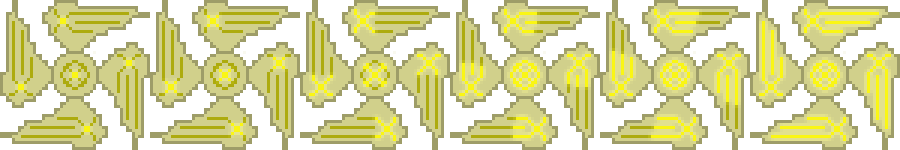
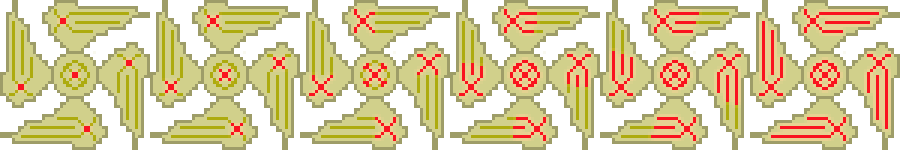
Layered file, before and after one edit (900x150). Changes by layer:
painted on "Frame 1 Center" over (x1=219, y1=69, x2=231, y2=81)
painted on "Frame 1 Left" over (x1=165, y1=81, x2=177, y2=93)
painted on "Frame 1 Bot" over (x1=231, y1=123, x2=243, y2=135)
painted on "Frame 1 Top" over (x1=207, y1=15, x2=219, y2=27)
painted on "Frame 2 Center" over (x1=363, y1=63, x2=387, y2=87)
painted on "Frame 2 Left" over (x1=309, y1=75, x2=333, y2=96)
painted on "Frame 2 Bot" over (x1=375, y1=117, x2=396, y2=141)
painted on "Frame 2 Top" over (x1=354, y1=9, x2=375, y2=33)
painted on "Frame 2 Right" over (x1=417, y1=54, x2=441, y2=75)
painted on "Frame 3 Center" over (x1=510, y1=60, x2=540, y2=90)
painted on "Frame 3 Left" over (x1=459, y1=63, x2=483, y2=96)
painted on "Frame 3 Bot" over (x1=513, y1=117, x2=546, y2=141)
painted on "Frame 3 Top" over (x1=504, y1=9, x2=537, y2=33)
painted on "Frame 3 Right" over (x1=567, y1=54, x2=591, y2=87)
painted on "Frame 4 Center" over (x1=660, y1=60, x2=690, y2=90)
painted on "Frame 4 Left" over (x1=609, y1=51, x2=633, y2=96)
painted on "Frame 4 Bot" over (x1=651, y1=117, x2=696, y2=141)
painted on "Frame 4 Top" over (x1=654, y1=9, x2=699, y2=33)
painted on "Frame 4 Right" over (x1=717, y1=54, x2=741, y2=105)
painted on "Frame 5 Center" over (x1=810, y1=60, x2=840, y2=90)
moved "Frame 5 Left" above "Frame 5 Bot", painted on it over (x1=759, y1=21, x2=783, y2=96)
painted on "Frame 5 Bot" over (x1=771, y1=117, x2=846, y2=141)
painted on "Frame 5 Top" over (x1=804, y1=9, x2=879, y2=33)
painted on "Frame 5 Right" over (x1=867, y1=54, x2=891, y2=129)
…and 6 more changes (6 painted)
